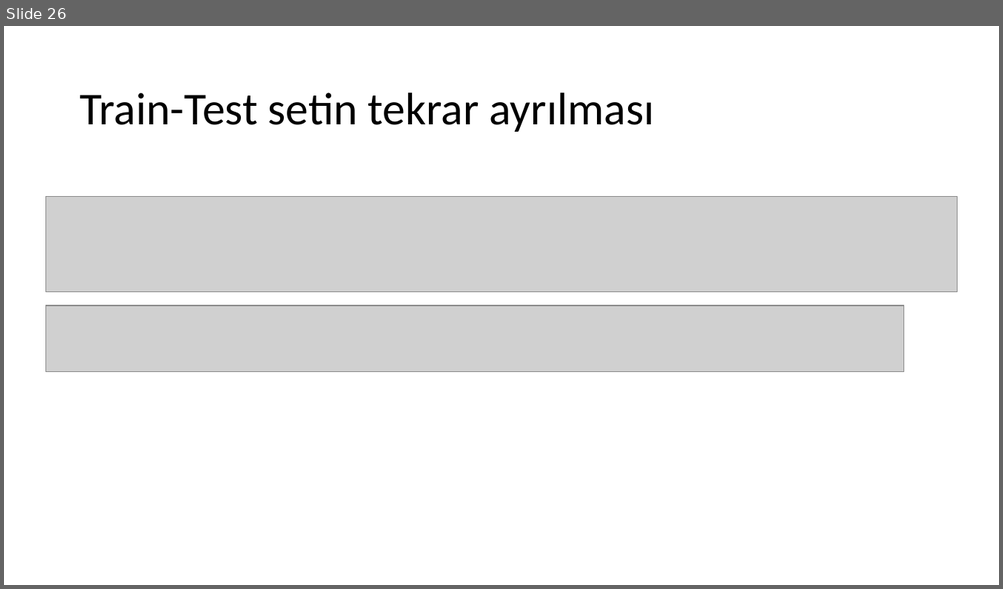
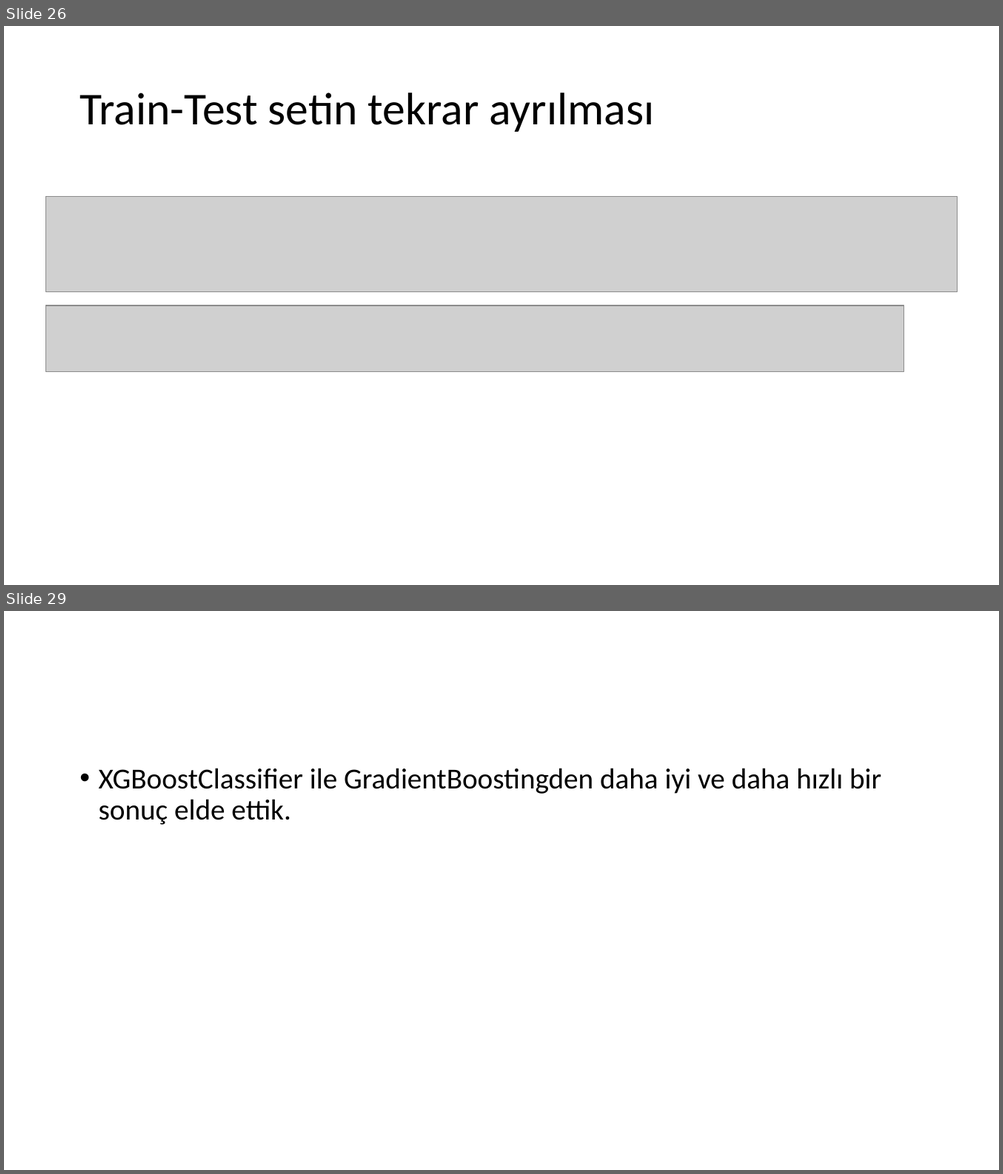
Before and after one commit to ayberkuslu/MLProject, a slide deck: FeatureSelection.pptx. Shown one above the other, each under a label of ours: slide 26 before the commit, slides 26 and 29 after it; the slides between them are not shown. The pictures are 1003x589 and 1003x1174 pixels, drawn with LibreOffice and Linux fonts; fonts in the diff are those of the drawing; grey boxes stand for pictures. Boxes give left, top, right and bottom in pixels: in the first picture for what was removed or moved away, otherwise in the second. Text is boxed around its words. In the diff, an @@ line names an element or a change of style, - is before the commit and + after.

```diff
--- a/FeatureSelection.pptx
+++ b/FeatureSelection.pptx
@@ slide 29 added at [4,611,999,1170], background #FFFFFF @@
@@ text added at [99,768,881,825], 28 pt, text #000000 @@
+• XGBoostClassifier ile GradientBoostingden daha iyi ve daha hızlı bir sonuç elde ettik.
```
Also in this commit, not shown: 1 slide changed, 1 other slide added, 1 slide removed, 3 other files.
